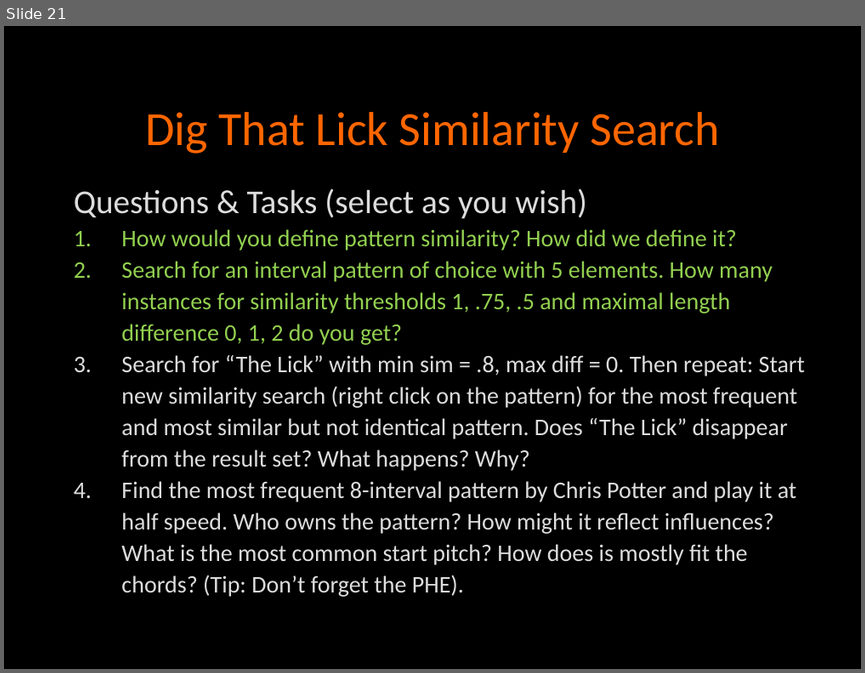
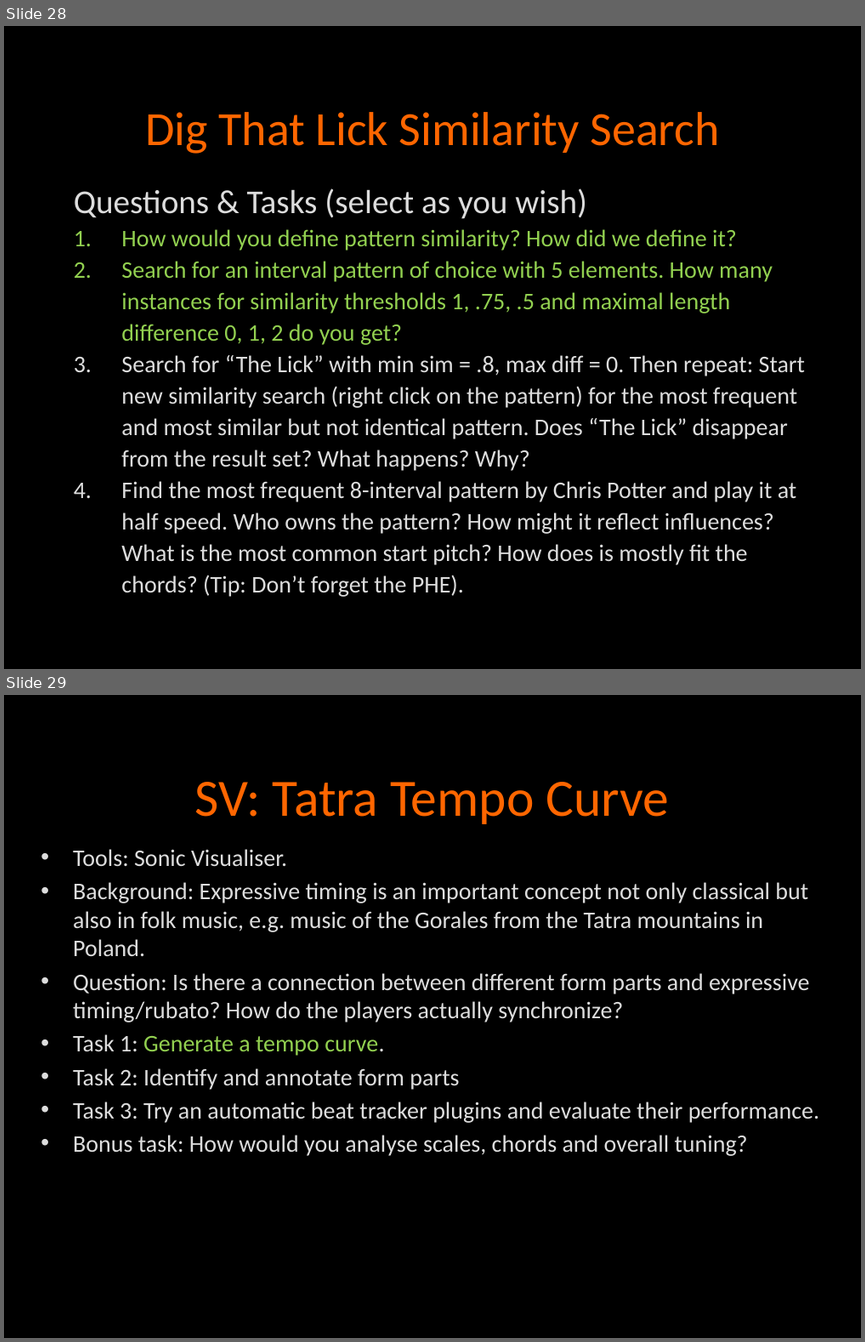
Before and after one commit to klausfrieler/digthatlick_lecture, a slide deck: frieler_ComSysMus_workshop.pptx. Shown one above the other, each under a label of ours: slide 21 before the commit, slides 28 and 29 after it. The pictures are 865x673 and 865x1342 pixels, drawn with LibreOffice and Linux fonts; fonts in the diff are those of the drawing. Boxes give left, top, right and bottom in pixels: in the first picture for what was removed or moved away, otherwise in the second. Text is boxed around its words. In the diff, an @@ line names an element or a change of style, - is before the commit and + after.

```diff
--- a/frieler_ComSysMus_workshop.pptx
+++ b/frieler_ComSysMus_workshop.pptx
@@ slide 29 added at (x1=4, y1=695, x2=861, y2=1338), background #000000; not listed: 2 template elements that a slide beside it also shows @@
@@ title added at (x1=69, y1=744, x2=796, y2=845), outline #000000 0.75 pt, 44 pt, text #FF6600 @@
+SV: Tatra Tempo Curve
@@ text added at (x1=32, y1=838, x2=829, y2=1300), outline #000000 0.75 pt, 20 pt, text #DDDDDD @@
+• Tools: Sonic Visualiser.
+• Background: Expressive timing is an important concept not only classical but also in folk music, e.g. music of the Gorales from the Tatra mountains in Poland.
+• Question: Is there a connection between different form parts and expressive timing/rubato? How do the players actually synchronize?
+• Task 1: Generate a tempo curve.
+• Task 2: Identify and annotate form parts
+• Task 3: Try an automatic beat tracker plugins and evaluate their performance.
+• Bonus task: How would you analyse scales, chords and overall tuning?
@@ what was slide 21 is now slide 28 @@
```
Also in this commit, not shown: 6 slides changed, 9 other slides added, 1 slide removed, 1 other file.
